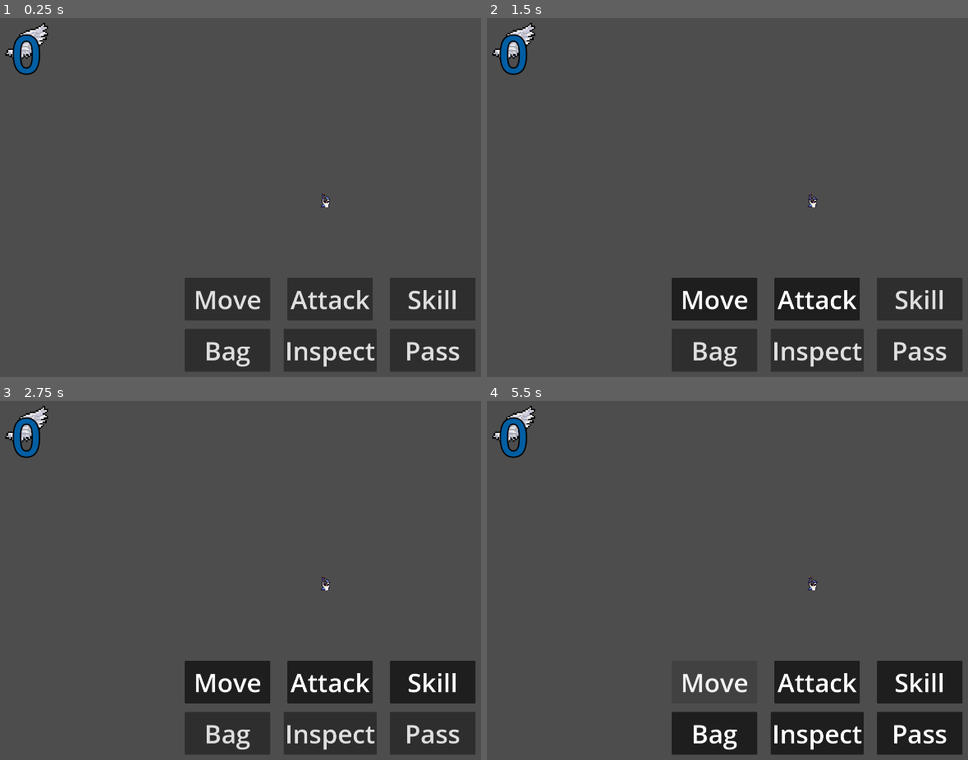
Above: before the commit, frames 1-4 (two rows, left to right).
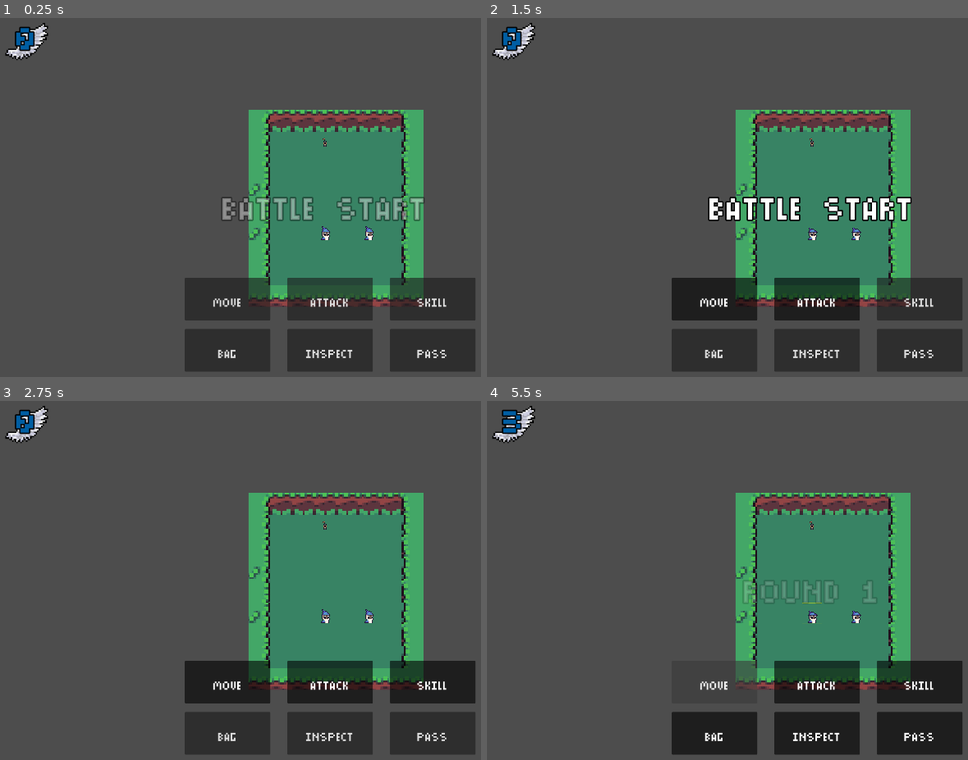
Above: after the commit, the same moments.

Repository: frkmnt/TurnBasedClash
Game: Godot game, scene res://Util/GameManager.tscn
The game is run twice, just before and just after one commit, with the same random seed, the same clock (stepped at 60 frames per second) and the same inputs.
Inputs:
- Up to frame 1 (0.25 s): no input
- Up to frame 2 (1.5 s): click "Move" at 0.5 s; click "Attack" at 1.25 s
- Up to frame 3 (2.75 s): click "Skill" at 2 s
- Up to frame 4 (5.5 s): click "Bag" at 2.75 s; click "Inspect" at 3.5 s; click "Pass" at 4.25 s; click "Move" at 5 s

The runs differ from the first frame. In frame 1, 21% of the frame differs, in the area x 2-96%, y 2-99%; in frame 2, 21%; in frame 3, 21%; in frame 4, 21%.
Error before the commit: Parse Error: Identifier "Directory" not declared in the current scope. Did you mean to use "DirAccess"? (res://Encounter/Generator/Map/MapGenerator.gd:39)
Error after the commit: Invalid call. Nonexistent function 'get_quadrant_size' in base 'TileMap (Tilemap.gd)'. (res://Encounter/Map/Tilemap/GridHighlighter.gd:23)

Commit message:
Updated codebase to ver 4.0.0

Diff:
--- a/Game/Asset/Fonts/Encounter/Announcement/AnnouncementFont.tres
+++ /dev/null
@@ -1,6 +0,0 @@
-[gd_resource type="Font" load_steps=2 format=3 uid="uid://dgw7wje42t240"]
-
-[ext_resource type="FontData" uid="uid://0b0bvmlwkhtc" path="res://Asset/Fonts/Encounter/Announcement/Announcement.ttf" id="1_8ub77"]
-
-[resource]
-data/0 = ExtResource( "1_8ub77" )
--- a/Game/Character/Mob/Rat/Rat.gd
+++ b/Game/Character/Mob/Rat/Rat.gd
@@ -48,10 +48,14 @@
 func turn_start_behaviour():
 	var nearest_heroes = _character_manager.find_nearest_heroes()
 	var target = nearest_heroes[0]
-	_map_manager._character_coords.get(_character_manager._cur_character_idx)
-	print("targ ", target)
+	var target_coords = _map_manager._character_coords.get(_character_manager._cur_character_idx)
+	print("targ ", target, ", at coords ", target_coords)
+	_character_manager.move_current_enemy_along_path(target_coords, _stats._speed)
 
 
+
+func on_move(path):
+	pass
 
 
 
--- a/Game/Encounter/Character/CharacterManager.gd
+++ b/Game/Encounter/Character/CharacterManager.gd
@@ -134,8 +134,13 @@
 	character.on_move(path)
 
 
+func move_current_enemy_along_path(coords, cur_speed):
+	var character_id = get_current_character_id()
+	_map_manager.move_character_along_path(coords, character_id, cur_speed)
 
-#=== Enemy Management ===#
+
+
+#=== Enemy Utils ===#
 
 func find_nearest_heroes():
 	var cur_char_id = _turn_queue[0]
@@ -144,6 +149,10 @@
 
 
 
+
+
+
+
 #=== Utils ===#
 
 func is_ally_of_current_character(char_id):
--- a/Game/Encounter/Character/EnemyManager.gd
+++ /dev/null
@@ -1,29 +0,0 @@
-extends Node
-
-#=== About ===#
-# An API that provides abstraction for the common behaviours of enemy characters.
-
-
-
-#=== References ===#
-var _character_manager
-var _map_manager
-
-
-
-#=== Bootstrap ===#
-
-func initialize(parent):
-	_character_manager = parent._character_manager
-	_map_manager = parent._map_manager
-
-
-
-#=== Find Target ===#
-
-
-
-
-
-func find_nearest_hero_in_radius(position, radius): # returns the nearest heroes inside a radius. In case of a tie, returns all the heroes.
-	pass
--- a/Game/Encounter/Character/EnemyManager.tscn
+++ /dev/null
@@ -1,6 +0,0 @@
-[gd_scene load_steps=2 format=3 uid="uid://dd17bnrod7rjg"]
-
-[ext_resource type="Script" path="res://Encounter/Character/EnemyManager.gd" id="1_i1ewm"]
-
-[node name="EnemyManager" type="Node2D"]
-script = ExtResource( "1_i1ewm" )
--- a/Game/Encounter/EncounterManager.gd
+++ b/Game/Encounter/EncounterManager.gd
@@ -157,7 +157,6 @@
 
 func _on_character_moved(data):
 	_character_manager.move_character_along_path(data[0], data[1])
-	var wtf = _character_manager.get_current_character_current_speed()
 	var cur_speed = _character_manager.decrease_character_current_speed(data[0], data[2])
 	_ui_manager.set_speed_label(cur_speed)
 
--- a/Game/Encounter/Generator/Map/MapGenerator.gd
+++ b/Game/Encounter/Generator/Map/MapGenerator.gd
@@ -36,8 +36,7 @@
 
 func load_tileset():
 	var directory_path = "res://Asset/Encounter/Biome/" + _map_data.biome_id
-	var dir = Directory.new()
-	dir.open(directory_path)
+	var dir = DirAccess.open(directory_path)
 	var tileset = load(dir.get_current_dir() + "/Tileset.tres")
 	return tileset
 
--- a/Game/Encounter/Map/Tilemap/GridHighlighter.gd
+++ b/Game/Encounter/Map/Tilemap/GridHighlighter.gd
@@ -28,7 +28,7 @@
 #=== Update ===#
 
 func _process(_delta):
-	update()
+	queue_redraw()
 
 
 func _draw():
--- a/Game/Encounter/Map/Tilemap/Tilemap.gd
+++ b/Game/Encounter/Map/Tilemap/Tilemap.gd
@@ -39,7 +39,7 @@
 #=== Coordinates ===#
 
 func is_pos_valid_tile(pos):
-	var coords = world_to_map(pos)
+	var coords = local_to_map(pos)
 	return is_coords_valid_tile(coords)
 
 func is_coords_valid_tile(coords):
@@ -51,10 +51,10 @@
 
 
 func pos_to_coords(pos):
-	return world_to_map(pos)
+	return local_to_map(pos)
 
 func coords_to_pos(coords):
-	return map_to_world(coords)
+	return map_to_local(coords)
 
 
 func is_tile_moveable(coords): # assumes coordinates are valid
@@ -115,12 +115,12 @@
 
 func place_character_at_coords(character, coords): # place the character physically at coords
 #	print("place ", coords)
-	var pos = map_to_world(coords)
+	var pos = map_to_local(coords)
 	character.position = pos
 
 func remove_character_from_coords(character, coords): # place the character physically at coords
 	print("remove ", coords)
-	var pos = map_to_world(coords)
+	var pos = map_to_local(coords)
 	character.position = pos
 
 
--- a/Game/Encounter/UI/Announcement/Announcement.tscn
+++ b/Game/Encounter/UI/Announcement/Announcement.tscn
@@ -1,13 +1,10 @@
-[gd_scene load_steps=4 format=3 uid="uid://bfwux2cymfwsi"]
+[gd_scene load_steps=3 format=3 uid="uid://bfwux2cymfwsi"]
 
-[ext_resource type="FontData" uid="uid://0b0bvmlwkhtc" path="res://Asset/Fonts/Encounter/Announcement/Announcement.ttf" id="1_nl3jr"]
+[ext_resource type="FontFile" uid="uid://0b0bvmlwkhtc" path="res://Asset/Fonts/Encounter/Announcement/Announcement.ttf" id="1_nl3jr"]
 [ext_resource type="Script" path="res://Encounter/UI/Announcement/Announcement.gd" id="1_vlkmq"]
 
-[sub_resource type="Font" id="Font_n7mkc"]
-data/0 = ExtResource( "1_nl3jr" )
-
 [node name="Announcement" type="Label"]
-minimum_size = Vector2(1080, 150)
+anchors_preset = 8
 anchor_left = 0.5
 anchor_top = 0.5
 anchor_right = 0.5
@@ -20,9 +17,9 @@
 grow_vertical = 2
 theme_override_colors/font_outline_color = Color(0, 0, 0, 1)
 theme_override_constants/outline_size = 15
-theme_override_fonts/font = SubResource( "Font_n7mkc" )
+theme_override_fonts/font = ExtResource("1_nl3jr")
 theme_override_font_sizes/font_size = 200
 text = "Battle Start"
 horizontal_alignment = 1
 vertical_alignment = 1
-script = ExtResource( "1_vlkmq" )
+script = ExtResource("1_vlkmq")
--- a/Game/Encounter/UI/Announcement/AnnouncementManager.tscn
+++ b/Game/Encounter/UI/Announcement/AnnouncementManager.tscn
@@ -2,46 +2,6 @@
 
 [ext_resource type="Script" path="res://Encounter/UI/Announcement/AnnouncementManager.gd" id="1_5kfaw"]
 [ext_resource type="PackedScene" uid="uid://bfwux2cymfwsi" path="res://Encounter/UI/Announcement/Announcement.tscn" id="2_l4kfl"]
-
-[sub_resource type="Animation" id="Animation_88ngb"]
-resource_name = "NewRound"
-length = 3.0
-tracks/0/type = "value"
-tracks/0/imported = false
-tracks/0/enabled = true
-tracks/0/path = NodePath("AnnouncementManager/Announcement:self_modulate")
-tracks/0/interp = 1
-tracks/0/loop_wrap = true
-tracks/0/keys = {
-"times": PackedFloat32Array(0, 0.6, 1.8, 2.6),
-"transitions": PackedFloat32Array(1, 1, 1, 0.112656),
-"update": 0,
-"values": [Color(1, 1, 1, 0), Color(1, 1, 1, 1), Color(1, 1, 1, 1), Color(1, 1, 1, 0)]
-}
-tracks/1/type = "bezier"
-tracks/1/imported = false
-tracks/1/enabled = true
-tracks/1/path = NodePath("AnnouncementManager/Announcement:position:y")
-tracks/1/interp = 1
-tracks/1/loop_wrap = true
-tracks/1/keys = {
-"points": PackedFloat32Array(-200, -1, -0.5, 0.25, 0, 0, 300, -0.25, 0, 0.25, 0, 1, 450, -0.25, 0, 0.25, 0, 0, 1250, -0.25, 0, 0.25, 0, 0),
-"times": PackedFloat32Array(0, 0.7, 1.7, 2.8)
-}
-tracks/2/type = "method"
-tracks/2/imported = false
-tracks/2/enabled = true
-tracks/2/path = NodePath("AnnouncementManager")
-tracks/2/interp = 1
-tracks/2/loop_wrap = true
-tracks/2/keys = {
-"times": PackedFloat32Array(3),
-"transitions": PackedFloat32Array(1),
-"values": [{
-"args": [],
-"method": &"on_round_announcement_finished"
-}]
-}
 
 [sub_resource type="Animation" id="Animation_letho"]
 resource_name = "GameStart"
@@ -65,8 +25,9 @@
 tracks/1/interp = 1
 tracks/1/loop_wrap = true
 tracks/1/keys = {
-"points": PackedFloat32Array(-200, -1, -0.5, 0.25, 0, 0, 300, -0.25, 0, 0.25, 0, 1, 450, -0.25, 0, 0.25, 0, 0, 1250, -0.25, 0, 0.25, 0, 0),
-"times": PackedFloat32Array(0, 0.7, 1.7, 2.8)
+"handle_modes": PackedInt32Array(0),
+"points": PackedFloat32Array(470, -0.25, 0, 0.25, 0),
+"times": PackedFloat32Array(0)
 }
 tracks/2/type = "method"
 tracks/2/imported = false
@@ -83,20 +44,62 @@
 }]
 }
 
+[sub_resource type="Animation" id="Animation_88ngb"]
+resource_name = "NewRound"
+length = 3.0
+tracks/0/type = "value"
+tracks/0/imported = false
+tracks/0/enabled = true
+tracks/0/path = NodePath("AnnouncementManager/Announcement:self_modulate")
+tracks/0/interp = 1
+tracks/0/loop_wrap = true
+tracks/0/keys = {
+"times": PackedFloat32Array(0, 0.6, 1.8, 2.6),
+"transitions": PackedFloat32Array(1, 1, 1, 0.112656),
+"update": 0,
+"values": [Color(1, 1, 1, 0), Color(1, 1, 1, 1), Color(1, 1, 1, 1), Color(1, 1, 1, 0)]
+}
+tracks/1/type = "method"
+tracks/1/imported = false
+tracks/1/enabled = true
+tracks/1/path = NodePath("AnnouncementManager")
+tracks/1/interp = 1
+tracks/1/loop_wrap = true
+tracks/1/keys = {
+"times": PackedFloat32Array(3),
+"transitions": PackedFloat32Array(1),
+"values": [{
+"args": [],
+"method": &"on_round_announcement_finished"
+}]
+}
+tracks/2/type = "value"
+tracks/2/imported = false
+tracks/2/enabled = true
+tracks/2/path = NodePath("AnnouncementManager/Announcement:position")
+tracks/2/interp = 1
+tracks/2/loop_wrap = true
+tracks/2/keys = {
+"times": PackedFloat32Array(0),
+"transitions": PackedFloat32Array(1),
+"update": 0,
+"values": [Vector2(420, 470)]
+}
+
 [sub_resource type="AnimationLibrary" id="AnimationLibrary_isabs"]
 _data = {
-"GameStart": SubResource( "Animation_letho" ),
-"NewRound": SubResource( "Animation_88ngb" )
+"GameStart": SubResource("Animation_letho"),
+"NewRound": SubResource("Animation_88ngb")
 }
 
 [node name="AnnouncementManager" type="AnimationPlayer"]
 libraries = {
-"": SubResource( "AnimationLibrary_isabs" )
+"": SubResource("AnimationLibrary_isabs")
 }
-script = ExtResource( "1_5kfaw" )
+script = ExtResource("1_5kfaw")
 
-[node name="Announcement" parent="." instance=ExtResource( "2_l4kfl" )]
+[node name="Announcement" parent="." instance=ExtResource("2_l4kfl")]
 self_modulate = Color(1, 1, 1, 0)
-offset_top = 290.0
-offset_bottom = 440.001
+offset_top = -70.0
+offset_bottom = 80.001
 metadata/_edit_layout_mode = 1
--- a/Game/Encounter/UI/Button/EncounterButton.tscn
+++ b/Game/Encounter/UI/Button/EncounterButton.tscn
@@ -1,9 +1,10 @@
 [gd_scene load_steps=3 format=3 uid="uid://cb7dky3vt0yt6"]
 
 [ext_resource type="Script" path="res://Encounter/UI/Button/EncounterButton.gd" id="1_570l0"]
-[ext_resource type="Font" uid="uid://dgw7wje42t240" path="res://Asset/Fonts/Encounter/Announcement/AnnouncementFont.tres" id="1_y06ou"]
+[ext_resource type="FontFile" uid="uid://0b0bvmlwkhtc" path="res://Asset/Fonts/Encounter/Announcement/Announcement.ttf" id="1_ftghw"]
 
 [node name="EncounterButton" type="Button"]
+anchors_preset = 2
 anchor_top = 1.0
 anchor_bottom = 1.0
 offset_top = -125.0
@@ -12,10 +13,10 @@
 focus_mode = 0
 theme_override_colors/font_outline_color = Color(0, 0, 0, 1)
 theme_override_constants/outline_size = 0
-theme_override_fonts/font = ExtResource( "1_y06ou" )
+theme_override_fonts/font = ExtResource("1_ftghw")
 theme_override_font_sizes/font_size = 75
 toggle_mode = true
 text = "Action"
-script = ExtResource( "1_570l0" )
+script = ExtResource("1_570l0")
 
 [connection signal="toggled" from="." to="." method="on_toggled"]
--- a/Game/Encounter/UI/EncounterUiManager.tscn
+++ b/Game/Encounter/UI/EncounterUiManager.tscn
@@ -6,9 +6,11 @@
 [ext_resource type="PackedScene" uid="uid://b8i63bigv2uat" path="res://Encounter/UI/Label/SpeedLabel.tscn" id="5_w1fmn"]
 
 [node name="UiManager" type="CanvasLayer"]
-script = ExtResource( "1_emeqw" )
+script = ExtResource("1_emeqw")
 
 [node name="UiContainer" type="Control" parent="."]
+layout_mode = 3
+anchors_preset = 8
 anchor_left = 0.5
 anchor_top = 0.5
 anchor_right = 0.5
@@ -20,16 +22,18 @@
 grow_horizontal = 2
 grow_vertical = 2
 
-[node name="AnnouncementManager" parent="UiContainer" instance=ExtResource( "3_5x0xc" )]
+[node name="AnnouncementManager" parent="UiContainer" instance=ExtResource("3_5x0xc")]
 
-[node name="ButtonPanel" parent="UiContainer" instance=ExtResource( "2_rcu16" )]
+[node name="ButtonPanel" parent="UiContainer" instance=ExtResource("2_rcu16")]
+anchors_preset = 0
 offset_left = 550.0
 offset_top = 775.0
 offset_right = 1400.0
 offset_bottom = 1050.0
 metadata/_edit_layout_mode = 1
 
-[node name="SpeedLabel" parent="UiContainer" instance=ExtResource( "5_w1fmn" )]
+[node name="SpeedLabel" parent="UiContainer" instance=ExtResource("5_w1fmn")]
+layout_mode = 0
 offset_left = 25.0
 offset_top = 25.0
 offset_right = 150.0
--- a/Game/Encounter/UI/Label/SpeedLabel.tscn
+++ b/Game/Encounter/UI/Label/SpeedLabel.tscn
@@ -2,25 +2,24 @@
 
 [ext_resource type="Script" path="res://Encounter/UI/Label/SpeedLabel.gd" id="1_j7tml"]
 [ext_resource type="Texture2D" uid="uid://bgqtgyxa06jiq" path="res://Asset/UI/SpeedIcon.png" id="1_y531y"]
-[ext_resource type="Font" uid="uid://dgw7wje42t240" path="res://Asset/Fonts/Encounter/Announcement/AnnouncementFont.tres" id="2_s7aos"]
+[ext_resource type="FontFile" uid="uid://0b0bvmlwkhtc" path="res://Asset/Fonts/Encounter/Announcement/Announcement.ttf" id="3_ivie8"]
 
 [node name="SpeedLabel" type="TextureRect"]
-minimum_size = Vector2(125, 125)
 offset_right = 40.0
 offset_bottom = 23.0
-texture = ExtResource( "1_y531y" )
-script = ExtResource( "1_j7tml" )
+texture = ExtResource("1_y531y")
+script = ExtResource("1_j7tml")
 
 [node name="Label" type="Label" parent="."]
-minimum_size = Vector2(125, 110)
-offset_top = -10.0
-offset_right = 125.0
-offset_bottom = 103.0
+layout_mode = 0
+offset_top = -53.0
+offset_right = 128.0
+offset_bottom = 97.0
 theme_override_colors/font_color = Color(0, 0.368627, 0.639216, 1)
 theme_override_colors/font_outline_color = Color(0, 0, 0, 1)
 theme_override_constants/outline_size = 15
-theme_override_fonts/font = ExtResource( "2_s7aos" )
-theme_override_font_sizes/font_size = 150
+theme_override_fonts/font = ExtResource("3_ivie8")
+theme_override_font_sizes/font_size = 200
 text = "0"
 horizontal_alignment = 1
 vertical_alignment = 1
--- a/Game/project.godot
+++ b/Game/project.godot
@@ -12,8 +12,8 @@
 
 config/name="Go"
 run/main_scene="res://Util/GameManager.tscn"
+config/features=PackedStringArray("4.0")
 config/icon="res://icon.png"
-config/features=PackedStringArray("4.0", "Vulkan Clustered")
 
 [autoload]
 
@@ -33,73 +33,73 @@
 
 attack={
 "deadzone": 0.5,
-"events": [Object(InputEventKey,"resource_local_to_scene":false,"resource_name":"","device":0,"window_id":0,"store_command":true,"alt_pressed":false,"shift_pressed":false,"meta_pressed":false,"command_pressed":false,"pressed":false,"keycode":0,"physical_keycode":65,"unicode":0,"echo":false,"script":null)
+"events": [Object(InputEventKey,"resource_local_to_scene":false,"resource_name":"","device":0,"window_id":0,"alt_pressed":false,"shift_pressed":false,"ctrl_pressed":false,"meta_pressed":false,"pressed":false,"keycode":0,"physical_keycode":65,"key_label":0,"unicode":0,"echo":false,"script":null)
 ]
 }
 skill={
 "deadzone": 0.5,
-"events": [Object(InputEventKey,"resource_local_to_scene":false,"resource_name":"","device":0,"window_id":0,"store_command":true,"alt_pressed":false,"shift_pressed":false,"meta_pressed":false,"command_pressed":false,"pressed":false,"keycode":0,"physical_keycode":83,"unicode":0,"echo":false,"script":null)
+"events": [Object(InputEventKey,"resource_local_to_scene":false,"resource_name":"","device":0,"window_id":0,"alt_pressed":false,"shift_pressed":false,"ctrl_pressed":false,"meta_pressed":false,"pressed":false,"keycode":0,"physical_keycode":83,"key_label":0,"unicode":0,"echo":false,"script":null)
 ]
 }
 move={
 "deadzone": 0.5,
-"events": [Object(InputEventKey,"resource_local_to_scene":false,"resource_name":"","device":0,"window_id":0,"store_command":true,"alt_pressed":false,"shift_pressed":false,"meta_pressed":false,"command_pressed":false,"pressed":false,"keycode":0,"physical_keycode":68,"unicode":0,"echo":false,"script":null)
+"events": [Object(InputEventKey,"resource_local_to_scene":false,"resource_name":"","device":0,"window_id":0,"alt_pressed":false,"shift_pressed":false,"ctrl_pressed":false,"meta_pressed":false,"pressed":false,"keycode":0,"physical_keycode":68,"key_label":0,"unicode":0,"echo":false,"script":null)
 ]
 }
 bag={
 "deadzone": 0.5,
-"events": [Object(InputEventKey,"resource_local_to_scene":false,"resource_name":"","device":0,"window_id":0,"store_command":true,"alt_pressed":false,"shift_pressed":false,"meta_pressed":false,"command_pressed":false,"pressed":false,"keycode":0,"physical_keycode":16777218,"unicode":0,"echo":false,"script":null)
-, Object(InputEventKey,"resource_local_to_scene":false,"resource_name":"","device":0,"window_id":0,"store_command":true,"alt_pressed":false,"shift_pressed":false,"meta_pressed":false,"command_pressed":false,"pressed":false,"keycode":0,"physical_keycode":73,"unicode":0,"echo":false,"script":null)
+"events": [Object(InputEventKey,"resource_local_to_scene":false,"resource_name":"","device":0,"window_id":0,"alt_pressed":false,"shift_pressed":false,"ctrl_pressed":false,"meta_pressed":false,"pressed":false,"keycode":0,"physical_keycode":16777218,"key_label":0,"unicode":0,"echo":false,"script":null)
+, Object(InputEventKey,"resource_local_to_scene":false,"resource_name":"","device":0,"window_id":0,"alt_pressed":false,"shift_pressed":false,"ctrl_pressed":false,"meta_pressed":false,"pressed":false,"keycode":0,"physical_keycode":73,"key_label":0,"unicode":0,"echo":false,"script":null)
 ]
 }
 run={
 "deadzone": 0.5,
-"events": [Object(InputEventKey,"resource_local_to_scene":false,"resource_name":"","device":0,"window_id":0,"store_command":true,"alt_pressed":false,"shift_pressed":false,"meta_pressed":false,"command_pressed":false,"pressed":false,"keycode":0,"physical_keycode":82,"unicode":0,"echo":false,"script":null)
+"events": [Object(InputEventKey,"resource_local_to_scene":false,"resource_name":"","device":0,"window_id":0,"alt_pressed":false,"shift_pressed":false,"ctrl_pressed":false,"meta_pressed":false,"pressed":false,"keycode":0,"physical_keycode":82,"key_label":0,"unicode":0,"echo":false,"script":null)
 ]
 }
 1={
 "deadzone": 0.5,
-"events": [Object(InputEventKey,"resource_local_to_scene":false,"resource_name":"","device":0,"window_id":0,"store_command":true,"alt_pressed":false,"shift_pressed":false,"meta_pressed":false,"command_pressed":false,"pressed":false,"keycode":0,"physical_keycode":49,"unicode":0,"echo":false,"script":null)
+"events": [Object(InputEventKey,"resource_local_to_scene":false,"resource_name":"","device":0,"window_id":0,"alt_pressed":false,"shift_pressed":false,"ctrl_pressed":false,"meta_pressed":false,"pressed":false,"keycode":0,"physical_keycode":49,"key_label":0,"unicode":0,"echo":false,"script":null)
 ]
 }
 2={
 "deadzone": 0.5,
-"events": [Object(InputEventKey,"resource_local_to_scene":false,"resource_name":"","device":0,"window_id":0,"store_command":true,"alt_pressed":false,"shift_pressed":false,"meta_pressed":false,"command_pressed":false,"pressed":false,"keycode":0,"physical_keycode":50,"unicode":0,"echo":false,"script":null)
+"events": [Object(InputEventKey,"resource_local_to_scene":false,"resource_name":"","device":0,"window_id":0,"alt_pressed":false,"shift_pressed":false,"ctrl_pressed":false,"meta_pressed":false,"pressed":false,"keycode":0,"physical_keycode":50,"key_label":0,"unicode":0,"echo":false,"script":null)
 ]
 }
 3={
 "deadzone": 0.5,
-"events": [Object(InputEventKey,"resource_local_to_scene":false,"resource_name":"","device":0,"window_id":0,"store_command":true,"alt_pressed":false,"shift_pressed":false,"meta_pressed":false,"command_pressed":false,"pressed":false,"keycode":0,"physical_keycode":51,"unicode":0,"echo":false,"script":null)
+"events": [Object(InputEventKey,"resource_local_to_scene":false,"resource_name":"","device":0,"window_id":0,"alt_pressed":false,"shift_pressed":false,"ctrl_pressed":false,"meta_pressed":false,"pressed":false,"keycode":0,"physical_keycode":51,"key_label":0,"unicode":0,"echo":false,"script":null)
 ]
 }
 4={
 "deadzone": 0.5,
-"events": [Object(InputEventKey,"resource_local_to_scene":false,"resource_name":"","device":0,"window_id":0,"store_command":true,"alt_pressed":false,"shift_pressed":false,"meta_pressed":false,"command_pressed":false,"pressed":false,"keycode":0,"physical_keycode":52,"unicode":0,"echo":false,"script":null)
+"events": [Object(InputEventKey,"resource_local_to_scene":false,"resource_name":"","device":0,"window_id":0,"alt_pressed":false,"shift_pressed":false,"ctrl_pressed":false,"meta_pressed":false,"pressed":false,"keycode":0,"physical_keycode":52,"key_label":0,"unicode":0,"echo":false,"script":null)
 ]
 }
 accept={
 "deadzone": 0.5,
-"events": [Object(InputEventKey,"resource_local_to_scene":false,"resource_name":"","device":0,"window_id":0,"store_command":true,"alt_pressed":false,"shift_pressed":false,"meta_pressed":false,"command_pressed":false,"pressed":false,"keycode":0,"physical_keycode":32,"unicode":0,"echo":false,"script":null)
-, Object(InputEventKey,"resource_local_to_scene":false,"resource_name":"","device":0,"window_id":0,"store_command":true,"alt_pressed":false,"shift_pressed":false,"meta_pressed":false,"command_pressed":false,"pressed":false,"keycode":0,"physical_keycode":16777221,"unicode":0,"echo":false,"script":null)
+"events": [Object(InputEventKey,"resource_local_to_scene":false,"resource_name":"","device":0,"window_id":0,"alt_pressed":false,"shift_pressed":false,"ctrl_pressed":false,"meta_pressed":false,"pressed":false,"keycode":0,"physical_keycode":32,"key_label":0,"unicode":0,"echo":false,"script":null)
+, Object(InputEventKey,"resource_local_to_scene":false,"resource_name":"","device":0,"window_id":0,"alt_pressed":false,"shift_pressed":false,"ctrl_pressed":false,"meta_pressed":false,"pressed":false,"keycode":0,"physical_keycode":16777221,"key_label":0,"unicode":0,"echo":false,"script":null)
 ]
 }
 left_click={
 "deadzone": 0.5,
-"events": [Object(InputEventMouseButton,"resource_local_to_scene":false,"resource_name":"","device":-1,"window_id":0,"store_command":true,"alt_pressed":false,"shift_pressed":false,"meta_pressed":false,"command_pressed":false,"button_mask":0,"positio …(130 unchanged characters)…
+"events": [Object(InputEventMouseButton,"resource_local_to_scene":false,"resource_name":"","device":-1,"window_id":0,"alt_pressed":false,"shift_pressed":false,"ctrl_pressed":false,"meta_pressed":false,"button_mask":0,"positio …(130 unchanged characters)…
 ]
 }
 right_click={
 "deadzone": 0.5,
-"events": [Object(InputEventMouseButton,"resource_local_to_scene":false,"resource_name":"","device":-1,"window_id":0,"store_command":true,"alt_pressed":false,"shift_pressed":false,"meta_pressed":false,"command_pressed":false,"button_mask":0,"positio …(130 unchanged characters)…
+"events": [Object(InputEventMouseButton,"resource_local_to_scene":false,"resource_name":"","device":-1,"window_id":0,"alt_pressed":false,"shift_pressed":false,"ctrl_pressed":false,"meta_pressed":false,"button_mask":0,"positio …(130 unchanged characters)…
 ]
 }
 zoom_in={
 "deadzone": 0.5,
-"events": [Object(InputEventMouseButton,"resource_local_to_scene":false,"resource_name":"","device":-1,"window_id":0,"store_command":true,"alt_pressed":false,"shift_pressed":false,"meta_pressed":false,"command_pressed":false,"button_mask":8,"positio …(137 unchanged characters)…
+"events": [Object(InputEventMouseButton,"resource_local_to_scene":false,"resource_name":"","device":-1,"window_id":0,"alt_pressed":false,"shift_pressed":false,"ctrl_pressed":false,"meta_pressed":false,"button_mask":8,"positio …(137 unchanged characters)…
 ]
 }
 zoom_out={
 "deadzone": 0.5,
-"events": [Object(InputEventMouseButton,"resource_local_to_scene":false,"resource_name":"","device":-1,"window_id":0,"store_command":true,"alt_pressed":false,"shift_pressed":false,"meta_pressed":false,"command_pressed":false,"button_mask":0,"positio …(130 unchanged characters)…
+"events": [Object(InputEventMouseButton,"resource_local_to_scene":false,"resource_name":"","device":-1,"window_id":0,"alt_pressed":false,"shift_pressed":false,"ctrl_pressed":false,"meta_pressed":false,"button_mask":0,"positio …(130 unchanged characters)…
 ]
 }
Not shown, changed: Game/Asset/Character/Heroes/Wizard/hurt_0.png.import
Not shown, changed: Game/Asset/Character/Heroes/Wizard/idle_0.png.import
Not shown, changed: Game/Asset/Character/Heroes/Wizard/idle_1.png.import
Not shown, changed: Game/Asset/Character/Heroes/Wizard/idle_2.png.import
Not shown, changed: Game/Asset/Character/Heroes/Wizard/idle_3.png.import
Not shown, changed: Game/Asset/Character/Heroes/Wizard/move_0.png.import
Not shown, changed: Game/Asset/Character/Heroes/Wizard/move_1.png.import
Not shown, changed: Game/Asset/Character/Heroes/Wizard/move_2.png.import
Not shown, changed: Game/Asset/Character/Heroes/Wizard/move_3.png.import
Not shown, changed: Game/Asset/Character/Mobs/Rat/Rat.png.import
Not shown, changed: Game/Asset/Encounter/Biome/Default/Tile/dirt.png.import
Not shown, changed: Game/Asset/Encounter/Biome/Default/Tile/grass.png.import
(and 12 more such lines)
